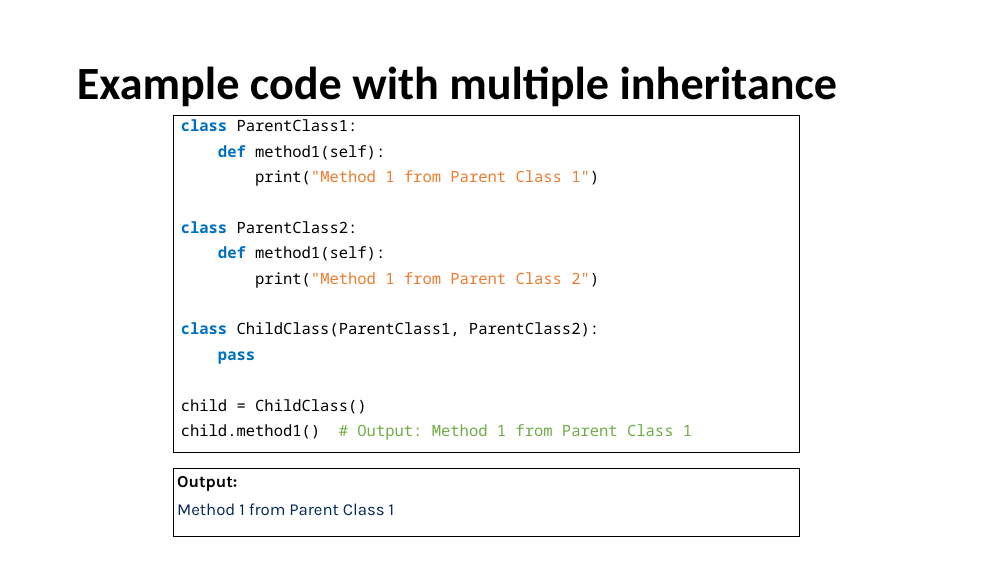
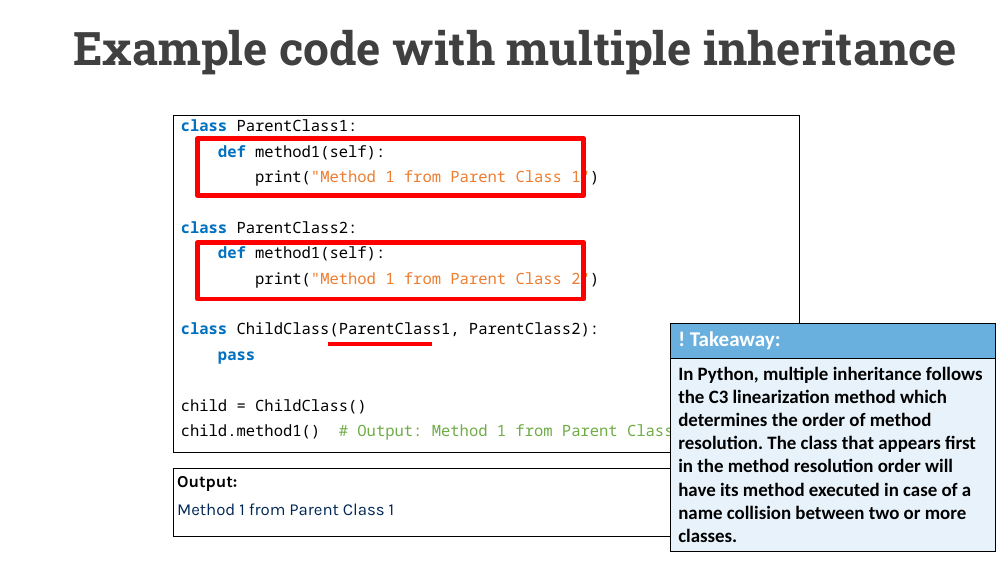
Before and after one commit to UCLL-PR2/exercises, a slide deck: slide 23 of 02-inheritance_overriding/programming2_inheritance_overriding.pptx. Drawn at 1008x567 pixels with LibreOffice and Linux fonts; fonts in the diff are those of the drawing. Boxes give left, top, right and bottom in pixels: in the first picture for what was removed or moved away, otherwise in the second. Text is boxed around its words. In the diff, an @@ line names an element or a change of style, - is before the commit and + after.

Commit message:
slides

```diff
--- a/02-inheritance_overriding/programming2_inheritance_overriding.pptx
+++ b/02-inheritance_overriding/programming2_inheritance_overriding.pptx
@@ title "Example code with multiple inheritance": place and size @@
-title "Example code with multiple inheritance" at (77, 66, 837, 107)
+title "Example code with multiple inheritance" at (73, 30, 957, 75)
@@ title "Example code with multiple inheritance" at (73, 30, 957, 75): font Calibri to Roboto Slab, text colour #000000 to #404040 @@
@@ rectangle added at (197, 138, 584, 195), outline #FF0000 4.5 pt @@
@@ rectangle added at (197, 242, 584, 299), outline #FF0000 4.5 pt @@
@@ table added at (671, 323, 996, 548), 2 rows, 1 columns @@
+! Takeaway:
+In Python, multiple inheritance follows the C3 linearization method which determines the order of method resolution. The class that appears first in the method resolution order will have its method executed in case of a name collision between two or more classes.
@@ line added from (328, 344) to (432, 344), #FF0000 4.5 pt @@
```
Also in this commit, not shown: 26 other slides changed, 1 other file.
